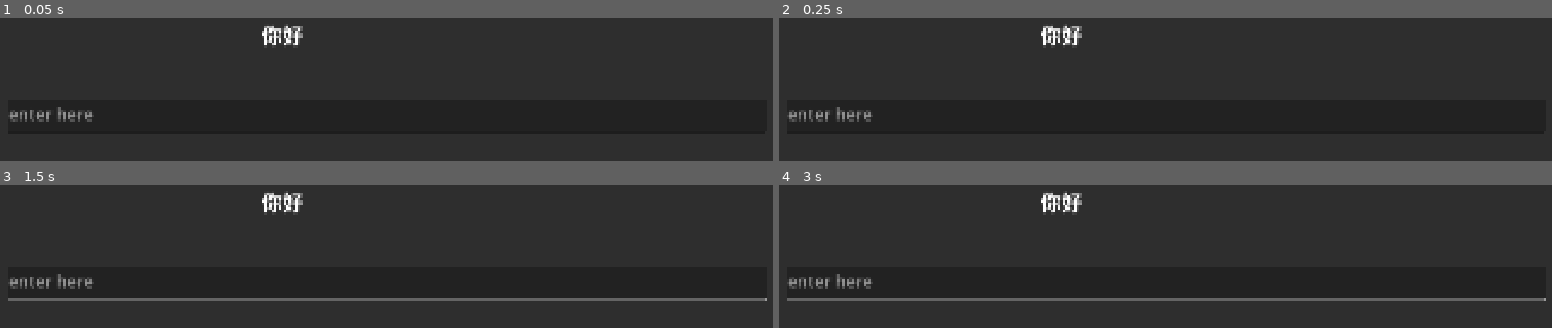
Above: before the commit, frames 1-4 (two rows, left to right).
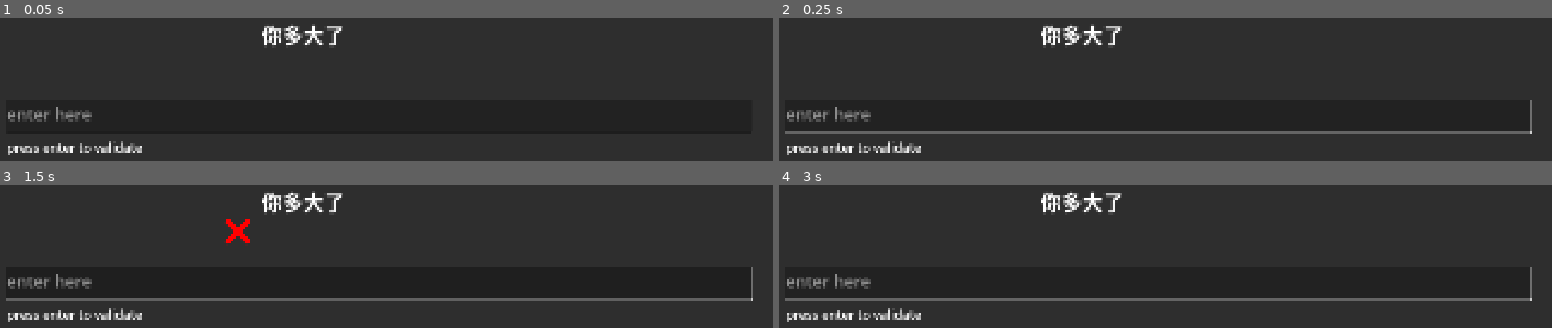
Above: after the commit, the same moments.

Repository: mathew-tran/chinese-learner
Game: Godot game, scene res://Scenes/Main.tscn
The game is run twice, just before and just after one commit, with the same random seed, the same clock (stepped at 60 frames per second) and the same inputs.
Inputs (mouse positions are in pixels of both pictures, inside the frame that each line leads up to):
- Up to frame 1 (0.05 s): no input
- Up to frame 2 (0.25 s): no input
- Up to frame 3 (1.5 s): click (386, 282) at 0.52 s; type "Alex" at 0.6 s; tap Enter at 1.25 s
- Up to frame 4 (3 s): tap Enter at 2, 2.75 s

The runs differ from the first frame. In frame 1, 1.9% of the frame differs, in the area x 1-45%, y 4-96%; in frame 2, 4.0%, in the area x 0-98%, y 4-96%; in frame 3, 2.3%; in frame 4, 2.0%.
Error before the commit: Invalid access of index '0' on a base object of type: 'PackedStringArray'. (res://Scripts/TargetSentence.gd:11)
Error after the commit: Invalid access of index '0' on a base object of type: 'PackedStringArray'. (res://Scripts/TargetSentence.gd:13)

Commit message:
add basic gameplay

Diff:
--- /dev/null
+++ b/Content/Easy/Sentence_DoYouSpeakChinese.tres
@@ -0,0 +1,9 @@
+[gd_resource type="Resource" script_class="SentenceData" load_steps=2 format=3 uid="uid://cn5oi5vjpxhvs"]
+
+[ext_resource type="Script" uid="uid://clouyvwi1n3sy" path="res://DataTypes/SentenceData.gd" id="1_5v2t6"]
+
+[resource]
+script = ExtResource("1_5v2t6")
+Sentence = "你会说中文吗"
+TranslatedSentence = "Do you speak Chinese?"
+metadata/_custom_type_script = "uid://clouyvwi1n3sy"
--- /dev/null
+++ b/Content/Easy/Sentence_GoodMorning.tres
@@ -0,0 +1,9 @@
+[gd_resource type="Resource" script_class="SentenceData" load_steps=2 format=3 uid="uid://kol4pjprglo2"]
+
+[ext_resource type="Script" uid="uid://clouyvwi1n3sy" path="res://DataTypes/SentenceData.gd" id="1_7c4w2"]
+
+[resource]
+script = ExtResource("1_7c4w2")
+Sentence = "早上好"
+TranslatedSentence = "Good Morning"
+metadata/_custom_type_script = "uid://clouyvwi1n3sy"
--- /dev/null
+++ b/Content/Easy/Sentence_GoodNight.tres
@@ -0,0 +1,9 @@
+[gd_resource type="Resource" script_class="SentenceData" load_steps=2 format=3 uid="uid://d06jb5fnu402q"]
+
+[ext_resource type="Script" uid="uid://clouyvwi1n3sy" path="res://DataTypes/SentenceData.gd" id="1_eqda1"]
+
+[resource]
+script = ExtResource("1_eqda1")
+Sentence = "晚上好"
+TranslatedSentence = "Good Evening"
+metadata/_custom_type_script = "uid://clouyvwi1n3sy"
--- /dev/null
+++ b/Content/Easy/Sentence_Goodbye.tres
@@ -0,0 +1,9 @@
+[gd_resource type="Resource" script_class="SentenceData" load_steps=2 format=3 uid="uid://ci0mk5hdvmly7"]
+
+[ext_resource type="Script" uid="uid://clouyvwi1n3sy" path="res://DataTypes/SentenceData.gd" id="1_ovv2l"]
+
+[resource]
+script = ExtResource("1_ovv2l")
+Sentence = "再见"
+TranslatedSentence = "Goodbye"
+metadata/_custom_type_script = "uid://clouyvwi1n3sy"
--- /dev/null
+++ b/Content/Easy/Sentence_HowOldAreYou.tres
@@ -0,0 +1,9 @@
+[gd_resource type="Resource" script_class="SentenceData" load_steps=2 format=3 uid="uid://nlagivgglfv8"]
+
+[ext_resource type="Script" uid="uid://clouyvwi1n3sy" path="res://DataTypes/SentenceData.gd" id="1_25j1e"]
+
+[resource]
+script = ExtResource("1_25j1e")
+Sentence = "你多大了"
+TranslatedSentence = "How Old Are You?"
+metadata/_custom_type_script = "uid://clouyvwi1n3sy"
--- /dev/null
+++ b/Content/Easy/Sentence_MyNameIs.tres
@@ -0,0 +1,9 @@
+[gd_resource type="Resource" script_class="SentenceData" load_steps=2 format=3 uid="uid://8vkh0w366f7c"]
+
+[ext_resource type="Script" uid="uid://clouyvwi1n3sy" path="res://DataTypes/SentenceData.gd" id="1_1nqm2"]
+
+[resource]
+script = ExtResource("1_1nqm2")
+Sentence = "我叫Mark"
+TranslatedSentence = "My name is Mark"
+metadata/_custom_type_script = "uid://clouyvwi1n3sy"
--- /dev/null
+++ b/Content/Easy/Sentence_NoWorries.tres
@@ -0,0 +1,9 @@
+[gd_resource type="Resource" script_class="SentenceData" load_steps=2 format=3 uid="uid://ce25pc8weimny"]
+
+[ext_resource type="Script" uid="uid://clouyvwi1n3sy" path="res://DataTypes/SentenceData.gd" id="1_8io8p"]
+
+[resource]
+script = ExtResource("1_8io8p")
+Sentence = "没关系"
+TranslatedSentence = "No worries"
+metadata/_custom_type_script = "uid://clouyvwi1n3sy"
--- /dev/null
+++ b/Content/Easy/Sentence_Sorry.tres
@@ -0,0 +1,9 @@
+[gd_resource type="Resource" script_class="SentenceData" load_steps=2 format=3 uid="uid://brfv6xufkove1"]
+
+[ext_resource type="Script" uid="uid://clouyvwi1n3sy" path="res://DataTypes/SentenceData.gd" id="1_gjj15"]
+
+[resource]
+script = ExtResource("1_gjj15")
+Sentence = "对不起"
+TranslatedSentence = "Sorry"
+metadata/_custom_type_script = "uid://clouyvwi1n3sy"
--- /dev/null
+++ b/Content/Easy/Sentence_WhereAreYouFrom.tres
@@ -0,0 +1,9 @@
+[gd_resource type="Resource" script_class="SentenceData" load_steps=2 format=3 uid="uid://tmpinwtw2wh1"]
+
+[ext_resource type="Script" uid="uid://clouyvwi1n3sy" path="res://DataTypes/SentenceData.gd" id="1_5l226"]
+
+[resource]
+script = ExtResource("1_5l226")
+Sentence = "你来自哪里"
+TranslatedSentence = "Where are you from?"
+metadata/_custom_type_script = "uid://clouyvwi1n3sy"
--- a/Scenes/Main.tscn
+++ b/Scenes/Main.tscn
@@ -1,16 +1,20 @@
-[gd_scene load_steps=5 format=3 uid="uid://d0h6o0scrjdcv"]
+[gd_scene load_steps=7 format=3 uid="uid://d0h6o0scrjdcv"]
 
 [ext_resource type="Script" uid="uid://b35cre6rngtif" path="res://Scripts/Game.gd" id="1_r150o"]
 [ext_resource type="Script" uid="uid://b4ftjc0rm3rvu" path="res://Scripts/TextInput.gd" id="2_idj7w"]
 [ext_resource type="Script" uid="uid://6mxfgqeh5g21" path="res://Scripts/TargetSentence.gd" id="2_kln2b"]
 [ext_resource type="Resource" uid="uid://da3fuvq6emmv2" path="res://Content/Easy/Sentence_Hello.tres" id="2_rgh2o"]
+[ext_resource type="Texture2D" uid="uid://lcjc6vgfx3km" path="res://Art/IncorrectIcon.png" id="5_pbw6q"]
+[ext_resource type="Script" uid="uid://dc5g1pst2xkj3" path="res://Scripts/StatusSymbol.gd" id="6_v1gob"]
 
-[node name="Game" type="Node2D" node_paths=PackedStringArray("TargetText", "PlayerText", "TranslatedText")]
+[node name="Game" type="Node2D" node_paths=PackedStringArray("TargetText", "PlayerText", "TranslatedText", "AnswerSymbol")]
 script = ExtResource("1_r150o")
 Sentence = ExtResource("2_rgh2o")
 TargetText = NodePath("Panel/TargetSentence")
 PlayerText = NodePath("Panel/TextEdit")
 TranslatedText = NodePath("Panel/TranslatedSentence")
+AnswerSymbol = NodePath("Status")
+metadata/_edit_horizontal_guides_ = [-180.0]
 
 [node name="Panel" type="Panel" parent="."]
 custom_minimum_size = Vector2(1920, 1080)
@@ -59,11 +63,11 @@
 text = "hello"
 
 [node name="TextEdit" type="TextEdit" parent="Panel"]
-custom_minimum_size = Vector2(1823.44, 80)
+custom_minimum_size = Vector2(1791.8, 80)
 layout_mode = 0
-offset_left = 49.0
+offset_left = 45.0
 offset_top = 578.0
-offset_right = 1872.44
+offset_right = 1836.8
 offset_bottom = 658.0
 theme_override_font_sizes/font_size = 40
 placeholder_text = "enter here"
@@ -72,5 +76,27 @@
 empty_selection_clipboard_enabled = false
 script = ExtResource("2_idj7w")
 
+[node name="Timer" type="Timer" parent="Panel/TextEdit"]
+wait_time = 0.2
+autostart = true
+
+[node name="Status" type="TextureRect" parent="."]
+offset_left = 571.0
+offset_top = 463.0
+offset_right = 635.0
+offset_bottom = 527.0
+texture = ExtResource("5_pbw6q")
+script = ExtResource("6_v1gob")
+
+[node name="Label" type="Label" parent="."]
+offset_left = 49.0
+offset_top = 673.0
+offset_right = 374.0
+offset_bottom = 715.0
+theme_override_font_sizes/font_size = 30
+text = "press enter to validate"
+
+[connection signal="CompletedTalking" from="Panel/TargetSentence" to="." method="_on_target_sentence_completed_talking"]
 [connection signal="OnEnterPressed" from="Panel/TextEdit" to="." method="_on_text_edit_on_enter_pressed"]
 [connection signal="text_changed" from="Panel/TextEdit" to="Panel/TextEdit" method="_on_text_changed"]
+[connection signal="timeout" from="Panel/TextEdit/Timer" to="Panel/TextEdit" method="_on_timer_timeout"]
--- /dev/null
+++ b/Scripts/Autoloads/Helper.gd
@@ -0,0 +1,16 @@
+extends Node
+
+func GetAllFilePaths(path: String) -> Array[String]:
+	var file_paths: Array[String] = []
+	var dir = DirAccess.open(path)
+	dir.list_dir_begin()
+	var file_name = dir.get_next()
+	while file_name != "":
+		file_name = file_name.trim_suffix('.remap')
+		var file_path = path + "/" + file_name
+		if dir.current_is_dir():
+			file_paths += GetAllFilePaths(file_path)
+		else:
+			file_paths.append(file_path)
+		file_name = dir.get_next()
+	return file_paths
--- a/Scripts/Game.gd
+++ b/Scripts/Game.gd
@@ -5,17 +5,51 @@
 @export var TargetText : TargetSentence
 @export var PlayerText : PlayerInput
 @export var TranslatedText : Label
+@export var AnswerSymbol : StatusSymbol
 
+var AllSentences
+
+var Index = 0
 func _ready() -> void:
+	AllSentences = Helper.GetAllFilePaths("res://Content/Easy/")
+	for x in AllSentences:
+		print(x)
+	AllSentences.shuffle()
+	ChooseNextSentence()
+
+func ChooseNextSentence():
+	if Index >= len(AllSentences):
+		print("You have won")
+		return
+	Sentence = load(AllSentences[Index])
 	TargetText.SetSentence(Sentence)
 	TranslatedText.text = ""
+	AnswerSymbol.Hide()
+	PlayerText.text = ""
+	Index += 1
+	PlayerText.editable = true
+
+func Retry():
+	await get_tree().create_timer(1.5).timeout
+	PlayerText.editable = true
+	AnswerSymbol.Hide()
 
 func _on_text_edit_on_enter_pressed() -> void:
+	PlayerText.editable = false
 	if(PlayerText.text == TargetText.text):
 		print("CORRECT!")
+
+		TranslatedText.text = Sentence.TranslatedSentence
+		AnswerSymbol.ShowState(StatusSymbol.STATE.CORRECT)
+
 		TargetText.SayTranslatedSentence()
-		TranslatedText.text = Sentence.TranslatedSentence
 	else:
 		print("INCORRECT!")
 		TargetText.SaySentence()
 		PlayerText.text = ""
+		AnswerSymbol.ShowState(StatusSymbol.STATE.INCORRECT)
+		Retry()
+
+
+func _on_target_sentence_completed_talking() -> void:
+	ChooseNextSentence()
--- /dev/null
+++ b/Scripts/StatusSymbol.gd
@@ -0,0 +1,21 @@
+extends TextureRect
+
+class_name StatusSymbol
+
+enum STATE {
+	CORRECT,
+	INCORRECT
+}
+
+func _ready() -> void:
+	Hide()
+
+func Hide():
+	visible = false
+
+func ShowState(state : STATE):
+	if state == STATE.CORRECT:
+		texture = load("res://Art/CorrectIcon.png")
+	else:
+		texture = load("res://Art/IncorrectIcon.png")
+	visible = true
--- a/Scripts/TargetSentence.gd
+++ b/Scripts/TargetSentence.gd
@@ -5,6 +5,8 @@
 @export var Data : SentenceData
 var mainVoice
 var englishVoice
+
+signal CompletedTalking
 
 func _ready() -> void:
 	var voices = DisplayServer.tts_get_voices_for_language("zh")
@@ -23,3 +25,7 @@
 
 func SayTranslatedSentence():
 	DisplayServer.tts_speak(Data.TranslatedSentence, englishVoice)
+	while DisplayServer.tts_is_speaking():
+		await get_tree().create_timer(.1).timeout
+	await get_tree().create_timer(1.5).timeout
+	CompletedTalking.emit()
--- a/Scripts/TextInput.gd
+++ b/Scripts/TextInput.gd
@@ -9,3 +9,8 @@
 	if text.contains('\n'):
 		text = text.replace('\n', '')
 		OnEnterPressed.emit()
+
+
+
+func _on_timer_timeout() -> void:
+	grab_focus()
--- a/project.godot
+++ b/project.godot
@@ -19,6 +19,10 @@
 
 general/text_to_speech=true
 
+[autoload]
+
+Helper="*res://Scripts/Autoloads/Helper.gd"
+
 [display]
 
 window/size/viewport_width=1920
Binary file added: Art/CorrectIcon.png
Not shown, added: Art/CorrectIcon.png.import
Binary file added: Art/IncorrectIcon.png
Not shown, added: Art/IncorrectIcon.png.import
Not shown, added: Scripts/Autoloads/Helper.gd.uid
Not shown, added: Scripts/StatusSymbol.gd.uid
